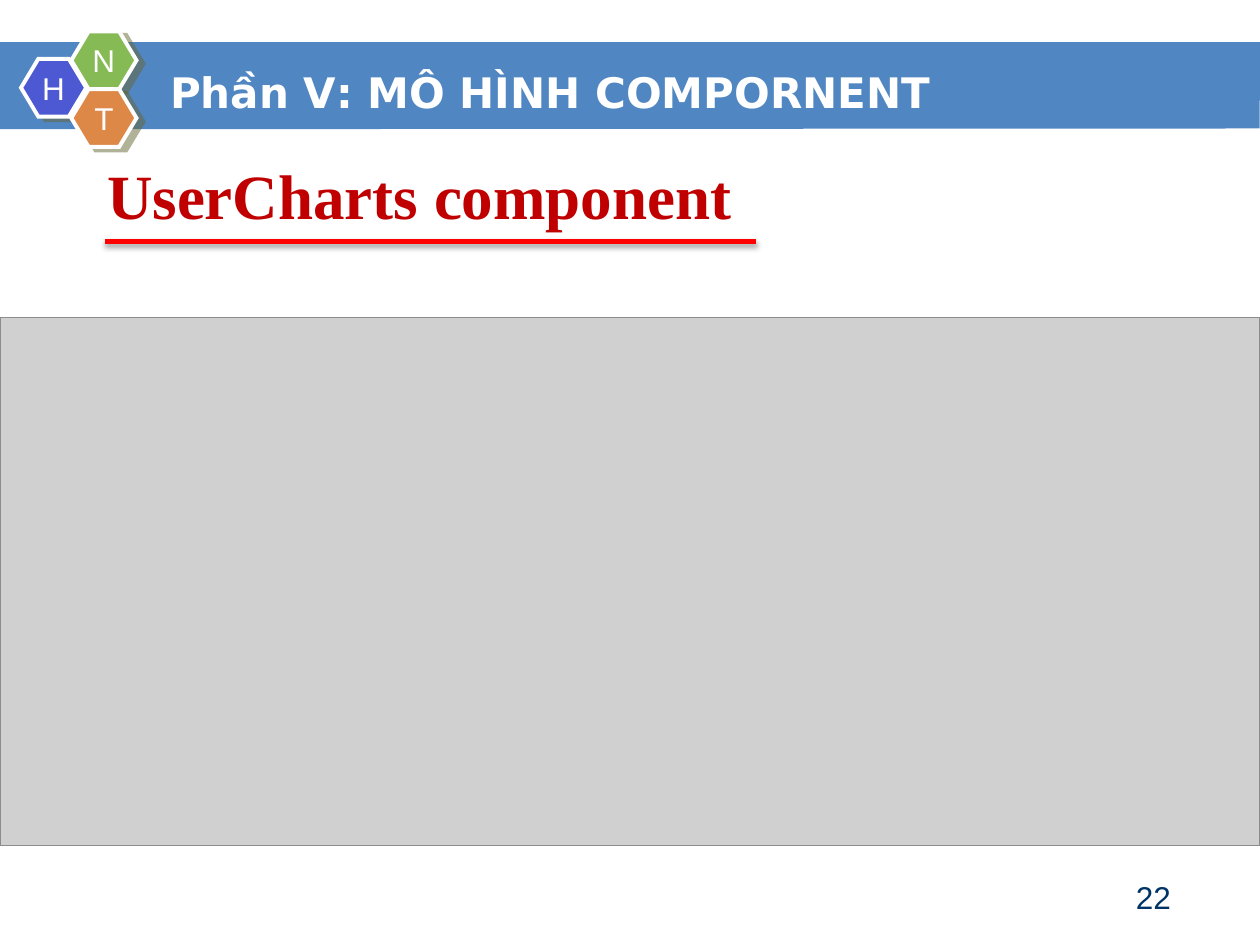
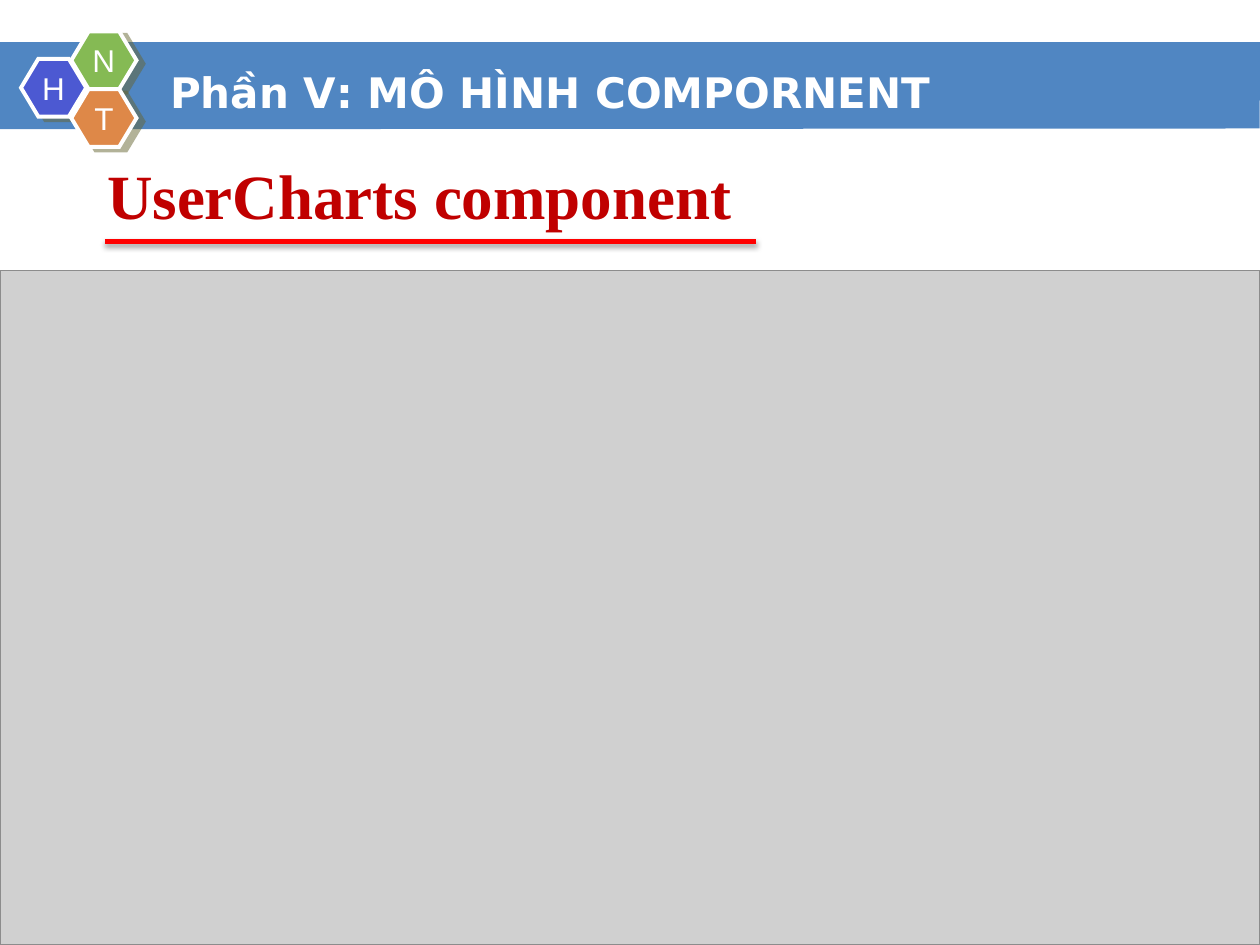
Before and after one commit to cuongchu264/PTTKHuongDoiTuong, a slide deck: slide 22 of Báo cáo/BaoCaoCuoiKi_PTTKHDT_Nhom8_19CNTTD.pptx. Drawn at 1260x945 pixels with LibreOffice and Linux fonts; fonts in the diff are those of the drawing; grey boxes stand for pictures; background and template pictures are left out. Boxes give left, top, right and bottom in pixels: in the first picture for what was removed or moved away, otherwise in the second. Text is boxed around its words. In the diff, an @@ line names an element or a change of style, - is before the commit and + after.

```diff
--- a/Báo cáo/BaoCaoCuoiKi_PTTKHDT_Nhom8_19CNTTD.pptx
+++ b/Báo cáo/BaoCaoCuoiKi_PTTKHDT_Nhom8_19CNTTD.pptx
@@ picture: place and size @@
-picture at box(0, 318, 1260, 845)
+picture at box(0, 270, 1260, 945)
@@ page number removed at box(1136, 887, 1171, 909) @@
-22
```
Also in this commit, not shown: 8 other slides changed, 24 other files.
